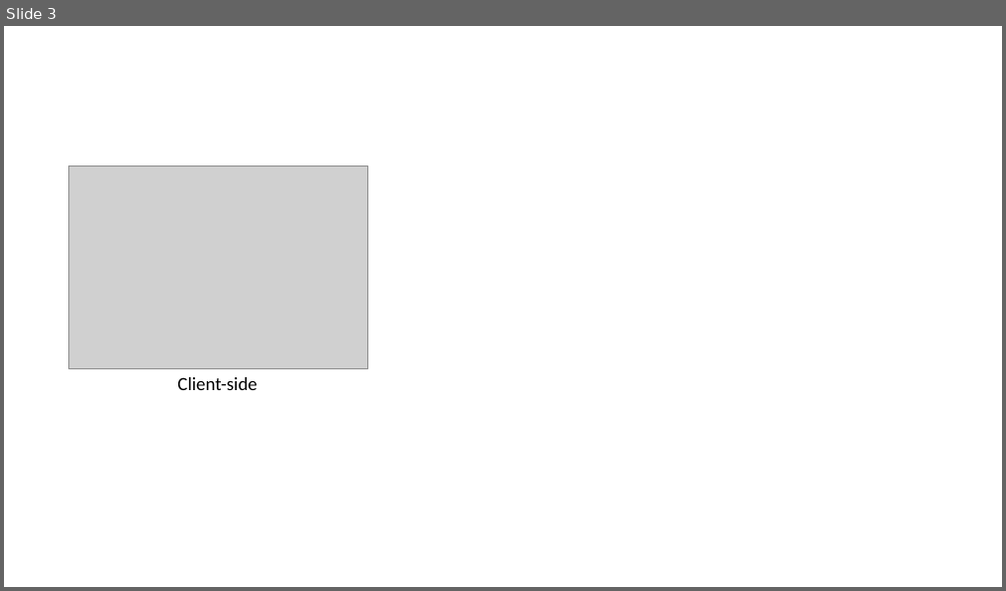
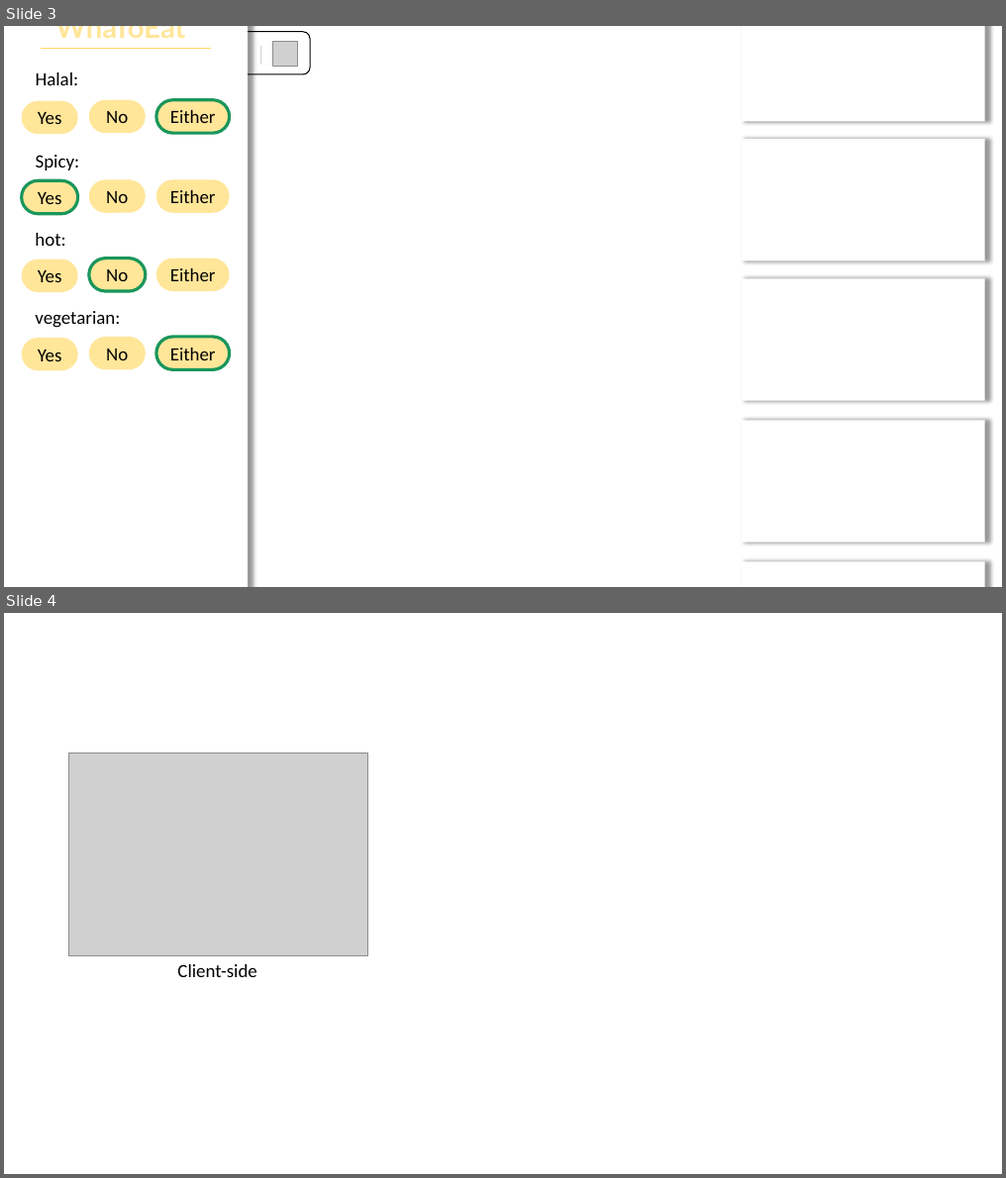
Before and after one commit to Zephyrtmh/WhatoEat, a slide deck: WhaToEat Concept.pptx. Shown one above the other, each under a label of ours: slide 3 before the commit, slides 3 and 4 after it. The pictures are 1006x591 and 1006x1178 pixels, drawn with LibreOffice and Linux fonts; fonts in the diff are those of the drawing; grey boxes stand for pictures; background and template pictures are left out. Boxes give left, top, right and bottom in pixels: in the first picture for what was removed or moved away, otherwise in the second. Text is boxed around its words. In the diff, an @@ line names an element or a change of style, - is before the commit and + after.

```diff
--- a/WhaToEat Concept.pptx
+++ b/WhaToEat Concept.pptx
@@ slide 3 added at (4,26,1002,587), background picture (left out) @@
@@ rectangle added at (4,26,248,587), fill #FFFFFF @@
@@ rounded rectangle added at (33,32,310,75), fill #FFFFFF, outline #000000 1 pt, 20 pt, text #D9D9D9 @@
+Search for food |
@@ line added from (41, 48) to (211, 48), #FFD966 0.5 pt @@
@@ text added at (49,26,203,48), 28 pt, text #FFE699, bold @@
+WhaToEat
@@ picture added at (272,41,297,66) @@
@@ rectangle added at (742,26,985,121), fill #FFFFFF @@
@@ text added at (36,73,79,85), 18 pt, text #000000 @@
+Halal:
@@ rounded rectangle added at (21,101,77,134), fill #FFE699, 18 pt, text #000000 @@
+Yes
@@ rounded rectangle added at (89,100,146,133), fill #FFE699, 18 pt, text #000000 @@
+No
@@ rounded rectangle added at (156,100,230,133), fill #FFE699, outline #1A965B 3 pt, 18 pt, text #000000 @@
+Either
@@ rectangle added at (742,139,985,261), fill #FFFFFF @@
@@ text added at (36,155,79,171), 18 pt, text #000000 @@
+Spicy:
@@ rounded rectangle added at (21,181,77,214), fill #FFE699, outline #1A965B 3 pt, 18 pt, text #000000 @@
+Yes
@@ rounded rectangle added at (89,179,146,212), fill #FFE699, 18 pt, text #000000 @@
+No
@@ rounded rectangle added at (156,179,230,212), fill #FFE699, 18 pt, text #000000 @@
+Either
@@ text added at (35,233,65,246), 18 pt, text #000000 @@
+hot:
@@ rounded rectangle added at (21,260,77,292), fill #FFE699, 18 pt, text #000000 @@
+Yes
@@ rounded rectangle added at (89,258,146,291), fill #FFE699, outline #1A965B 3 pt, 18 pt, text #000000 @@
+No
@@ rounded rectangle added at (156,258,230,291), fill #FFE699, 18 pt, text #000000 @@
+Either
@@ rectangle added at (742,279,985,401), fill #FFFFFF @@
@@ text added at (35,311,120,328), 18 pt, text #000000 @@
+vegetarian:
@@ rounded rectangle added at (21,338,77,372), fill #FFE699, 18 pt, text #000000 @@
+Yes
@@ rounded rectangle added at (89,337,146,370), fill #FFE699, 18 pt, text #000000 @@
+No
@@ rounded rectangle added at (156,337,230,370), fill #FFE699, outline #1A965B 3 pt, 18 pt, text #000000 @@
+Either
@@ rectangle added at (742,421,985,543), fill #FFFFFF @@
@@ rectangle added at (742,562,985,587), fill #FFFFFF @@
@@ what was slide 3 is now slide 4 @@
```
Also in this commit, not shown: 1 slide removed, 7 other files.
